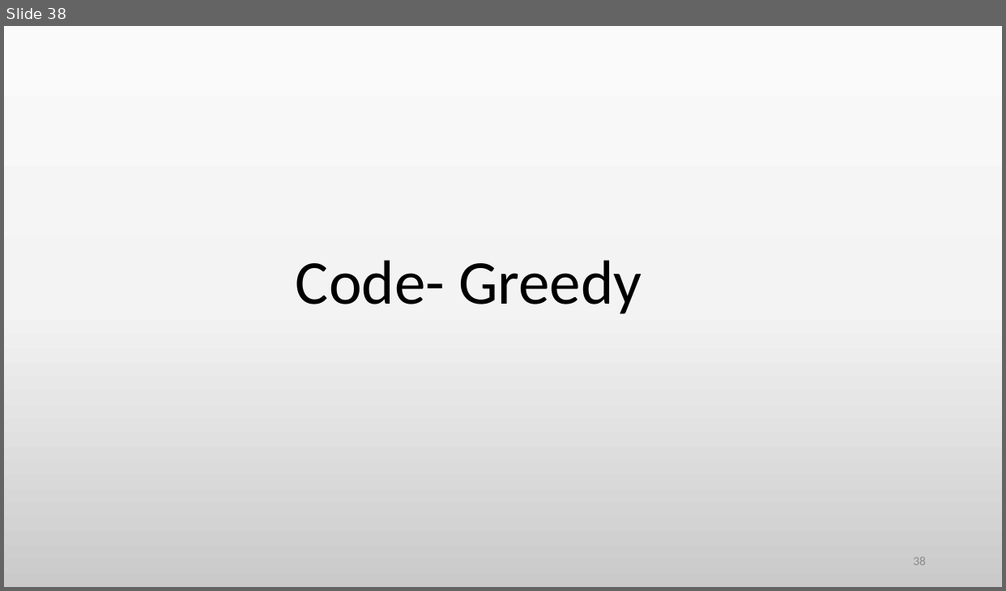
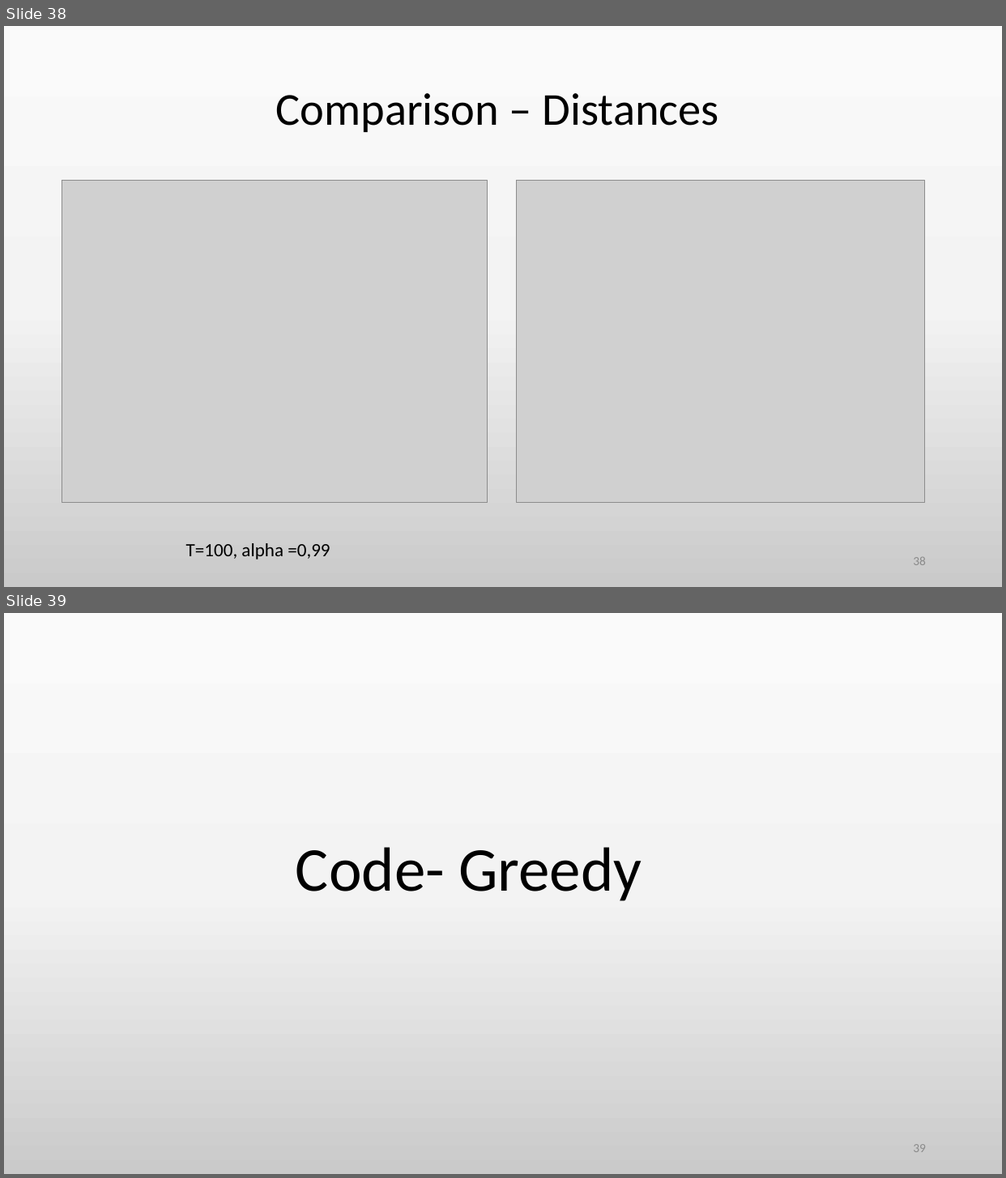
Before and after one commit to jzimm24/CompPhys2425, a slide deck: tsp_Vortrag.pptm. Shown one above the other, each under a label of ours: slide 38 before the commit, slides 38 and 39 after it. The pictures are 1006x591 and 1006x1178 pixels, drawn with LibreOffice and Linux fonts; fonts in the diff are those of the drawing; grey boxes stand for pictures. Boxes give left, top, right and bottom in pixels: in the first picture for what was removed or moved away, otherwise in the second. Text is boxed around its words. In the diff, an @@ line names an element or a change of style, - is before the commit and + after.

```diff
--- a/tsp_Vortrag.pptm
+++ b/tsp_Vortrag.pptm
@@ slide 38 added at <box>4,26,1002,587</box>, background gradient #FBFBFB to #F4F4F4 to #CBCBCB @@
@@ title added at <box>276,93,719,132</box>, 44 pt, text #000000 @@
+Comparison – Distances
@@ picture added at <box>62,181,487,504</box> @@
@@ picture added at <box>517,181,926,504</box> @@
@@ text added at <box>186,544,330,560</box>, 18 pt, text #000000 @@
+T=100, alpha =0,99
@@ page number added at <box>913,557,926,565</box>, 12 pt, text #8C8C8C @@
+38
@@ what was slide 38 is now slide 39 @@
@@ page number at <box>913,1144,926,1152</box>: text changed @@
-38
+39
```
Also in this commit, not shown: 11 slides changed, 1 other slide added, 1 slide removed, 1 other file.
